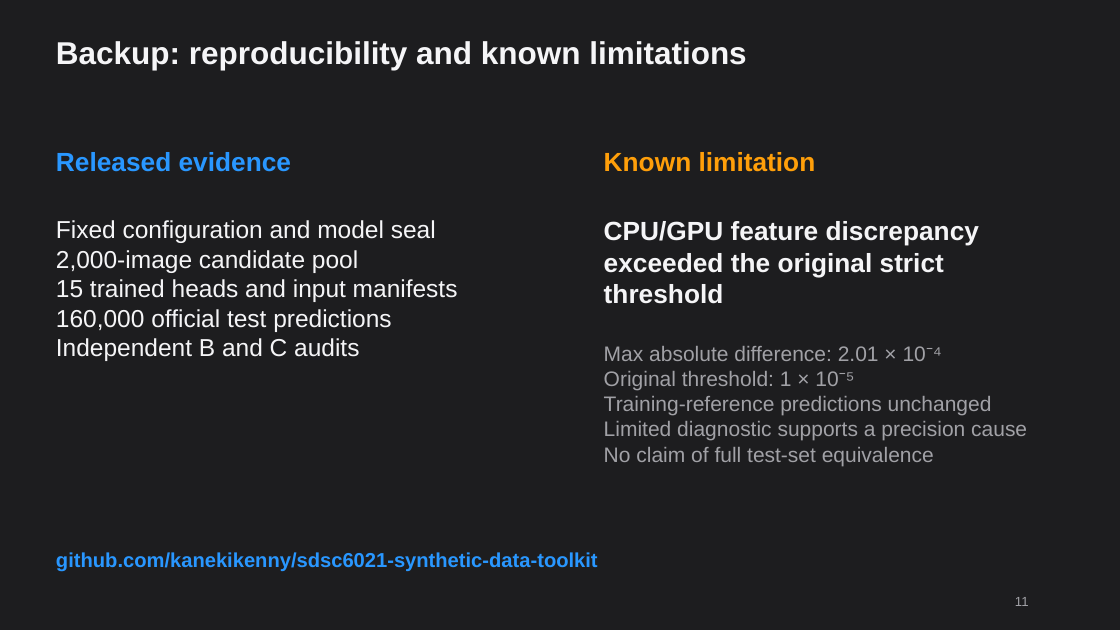
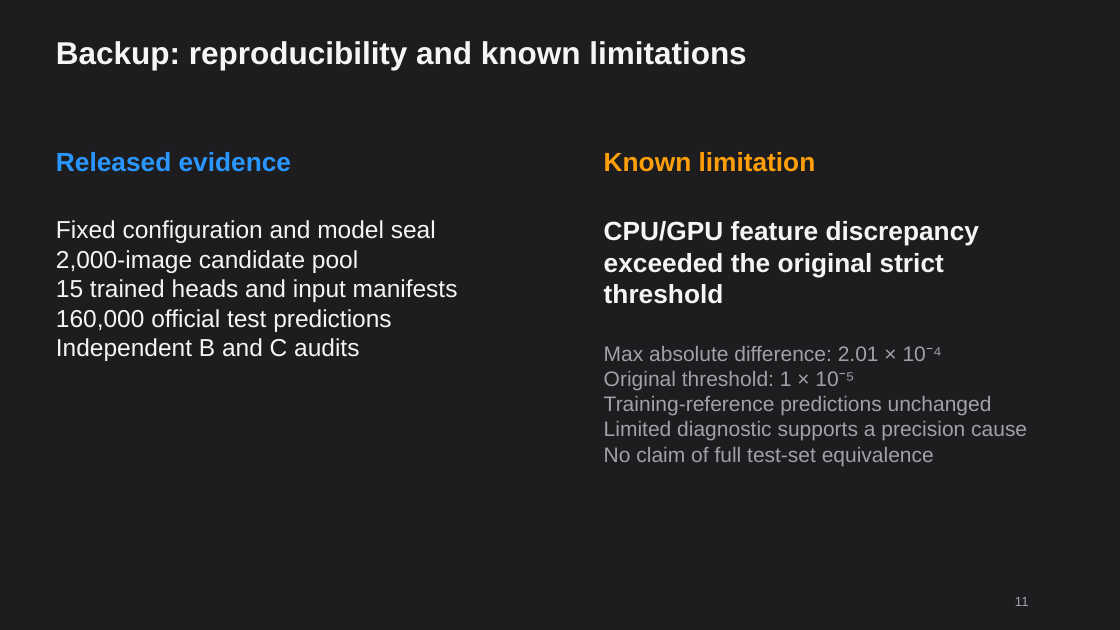
Before and after one commit to kanekikenny/sdsc6021-synthetic-data-toolkit, a slide deck: slide 11 of slides/apple_dark/SDSC6021_Apple_Dark_SFPro_Team.pptx. Drawn at 1120x630 pixels with LibreOffice and Linux fonts; fonts in the diff are those of the drawing. Boxes give left, top, right and bottom in pixels: in the first picture for what was removed or moved away, otherwise in the second. Text is boxed around its words. In the diff, an @@ line names an element or a change of style, - is before the commit and + after.

Commit message:
Remove repository URL and hyperlink from final presentation

```diff
--- a/slides/apple_dark/SDSC6021_Apple_Dark_SFPro_Team.pptx
+++ b/slides/apple_dark/SDSC6021_Apple_Dark_SFPro_Team.pptx
@@ text removed at box(56, 552, 598, 572) @@
-github.com/kanekikenny/sdsc6021-synthetic-data-toolkit
```
Also in this commit, not shown: 2 other files.
